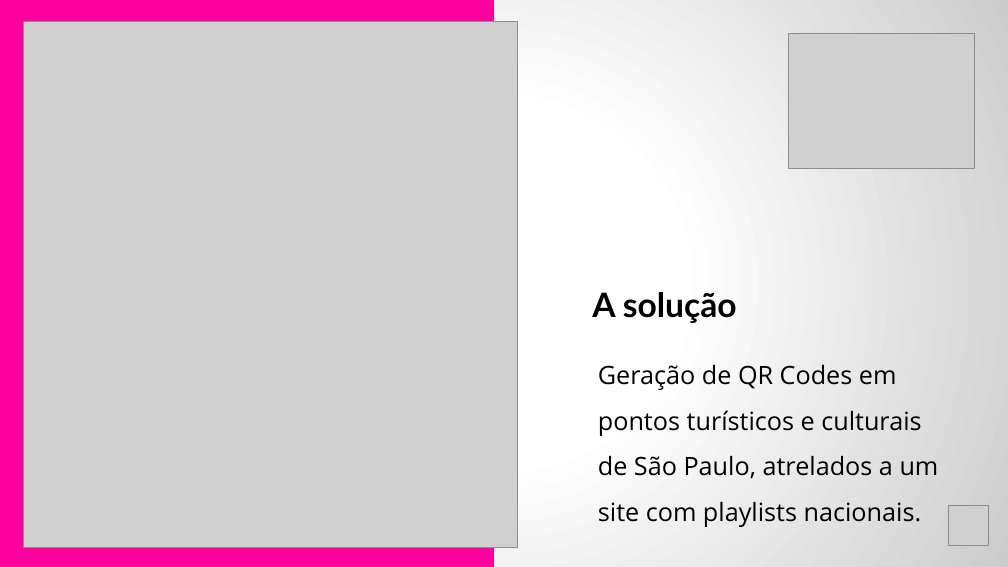
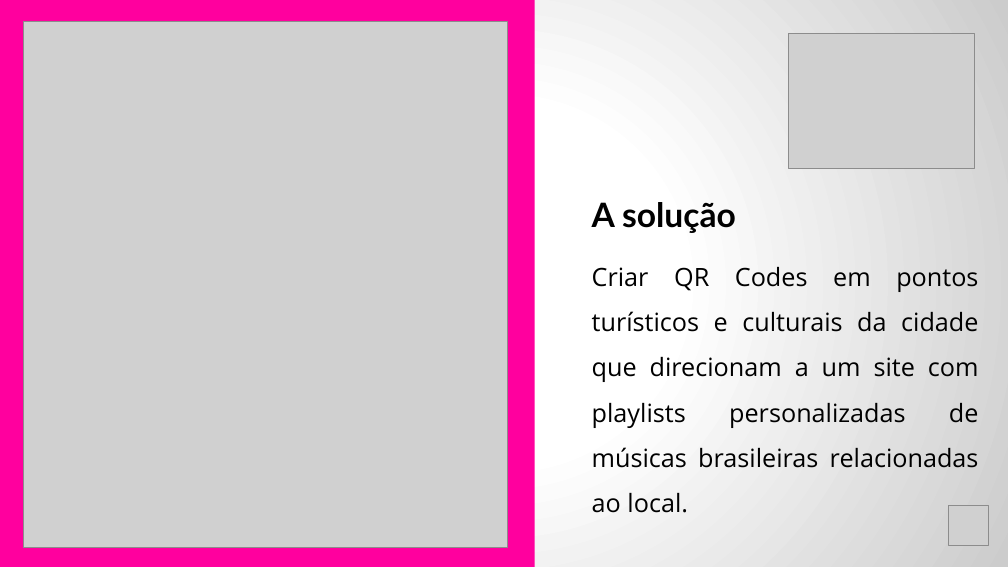
Before and after one commit to CamilaBueno/hackaton-1, a slide deck: slide 5 of Sprint 3 - Hackaton.pptx (slide 6 before the commit). Drawn at 1008x567 pixels with LibreOffice and Linux fonts; fonts in the diff are those of the drawing; grey boxes stand for pictures. Boxes give left, top, right and bottom in pixels: in the first picture for what was removed or moved away, otherwise in the second. Text is boxed around its words. In the diff, an @@ line names an element or a change of style, - is before the commit and + after.

```diff
--- a/Sprint 3 - Hackaton.pptx
+++ b/Sprint 3 - Hackaton.pptx
@@ rectangle resized from (x1=0, y1=0, x2=494, y2=566) to (x1=0, y1=0, x2=534, y2=566) @@
@@ picture resized from (x1=24, y1=21, x2=518, y2=547) to (x1=24, y1=21, x2=507, y2=547) @@
@@ text "A solução" moved from (x1=592, y1=292, x2=737, y2=323) to (x1=592, y1=202, x2=736, y2=233) @@
@@ text at (x1=592, y1=267, x2=979, y2=513): text changed @@
-Geração de QR Codes em pontos turísticos e culturais de São Paulo, atrelados a um site com playlists nacionais.
+Criar QR Codes em pontos turísticos e culturais da cidade que direcionam a um site com playlists personalizadas de músicas brasileiras relacionadas ao local.
```
Also in this commit, not shown: 4 other slides changed, 1 slide added, 1 slide removed, 3 other files.
